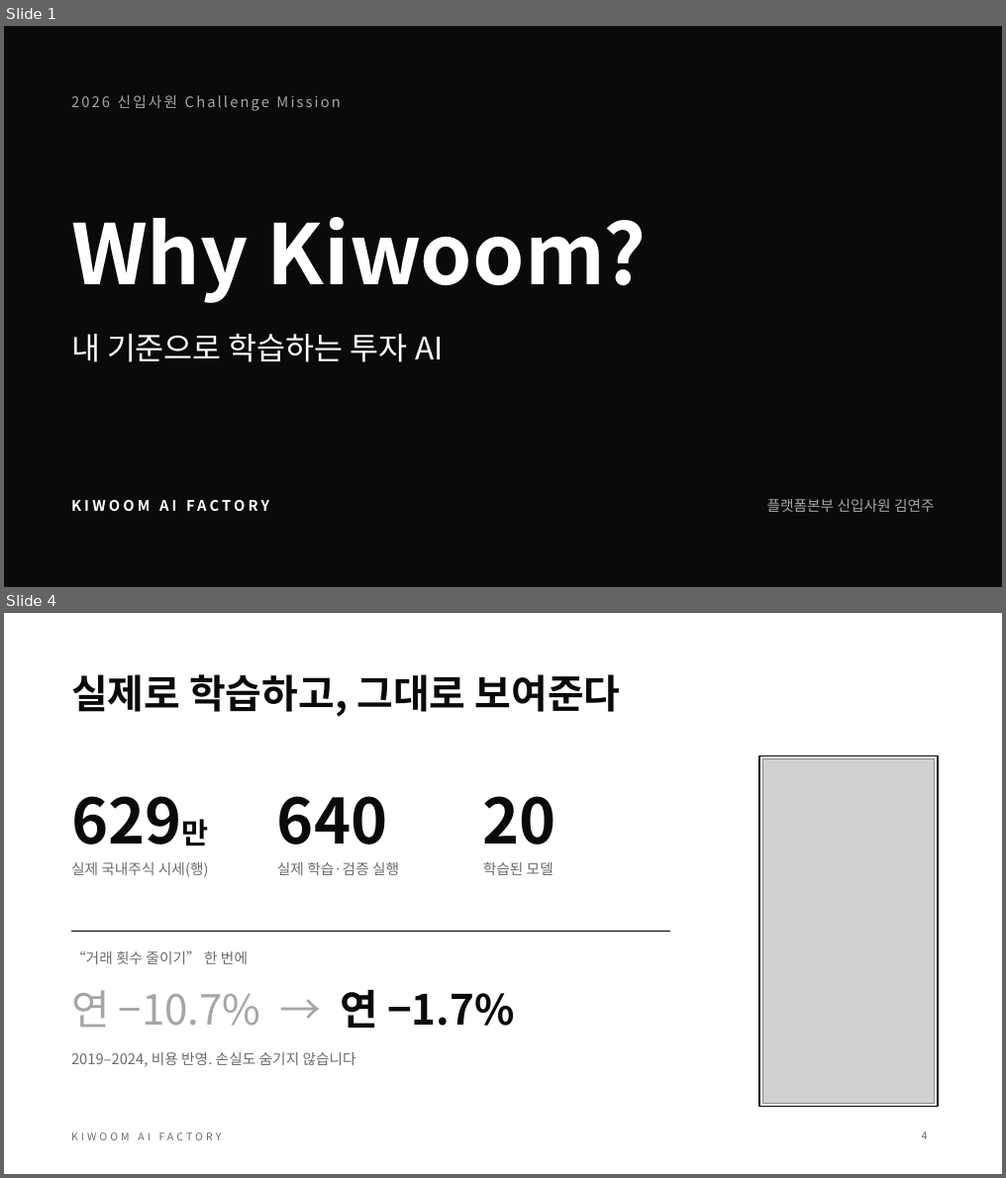
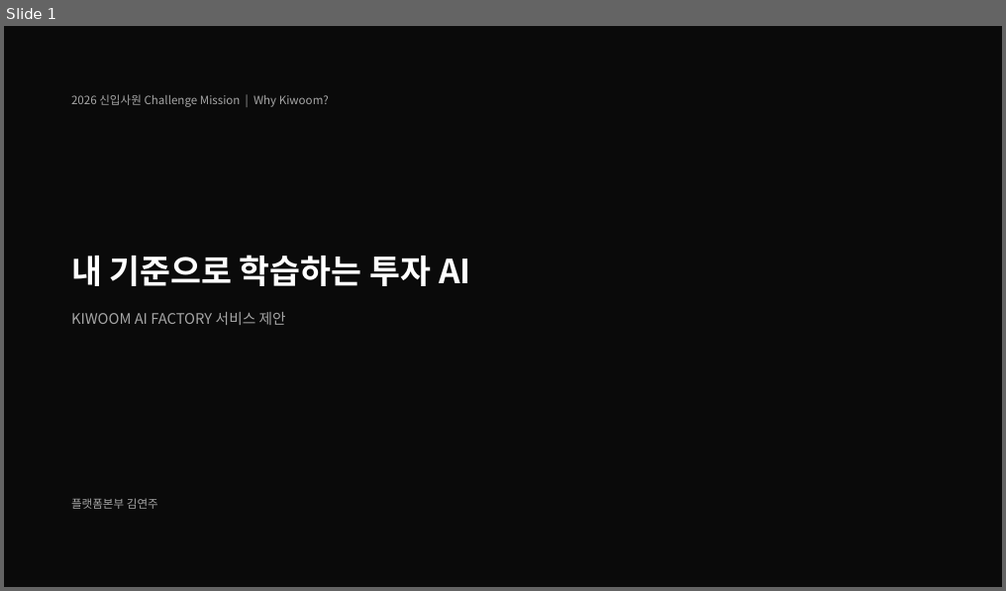
Before and after one commit to kjhoeakjy/why-kw, a slide deck: docs/deck/WhyKiwoom_AI_FACTORY.pptx. Shown one above the other, each under a label of ours: slides 1 and 4 before the commit, slide 1 after it; the slides between them are not shown. The pictures are 1006x1178 and 1006x591 pixels, drawn with LibreOffice and Linux fonts; fonts in the diff are those of the drawing; grey boxes stand for pictures. Boxes give left, top, right and bottom in pixels: in the first picture for what was removed or moved away, otherwise in the second. Text is boxed around its words. In the diff, an @@ line names an element or a change of style, - is before the commit and + after.

```diff
--- a/docs/deck/WhyKiwoom_AI_FACTORY.pptx
+++ b/docs/deck/WhyKiwoom_AI_FACTORY.pptx
@@ slide 4 removed at [4,613,1002,1174], background #FFFFFF @@
@@ title removed at [71,674,621,717] @@
-실제로 학습하고, 그대로 보여준다
@@ rectangle removed at [759,756,938,1106] @@
@@ picture removed at [762,759,935,1103] @@
@@ text removed at [71,774,266,857] @@
-629만
@@ text removed at [277,796,388,845] @@
-640
@@ text removed at [483,796,556,845] @@
-20
@@ text removed at [71,862,209,877] @@
-실제 국내주식 시세(행)
@@ text removed at [277,862,399,875] @@
-실제 학습·검증 실행
@@ text removed at [483,862,553,875] @@
-학습된 모델
@@ line removed from (71, 931) to (670, 931) @@
@@ text removed at [71,951,248,964] @@
-“거래 횟수 줄이기” 한 번에
@@ text removed at [71,990,514,1028] @@
-연 −10.7% → 연 −1.7%
@@ text removed at [71,1053,356,1067] @@
-2019–2024, 비용 반영. 손실도 숨기지 않습니다
@@ text removed at [71,1133,222,1141] @@
-KIWOOM AI FACTORY
@@ page number removed at [922,1132,928,1140] @@
-4
@@ slide 1 changed as well @@
@@ text at [71,94,329,107]: text changed; size 14 to 11 pt @@
-2026 신입사원 Challenge Mission
+2026 신입사원 Challenge Mission | Why Kiwoom?
@@ title at [71,255,471,286]: text changed; size 80 to 32 pt @@
-Why Kiwoom?
+내 기준으로 학습하는 투자 AI
@@ text at [71,312,286,325]: text changed; size 30 to 14 pt; text colour #FFFFFF to #A6A6A6 @@
-내 기준으로 학습하는 투자 AI
+KIWOOM AI FACTORY 서비스 제안
@@ text at [71,498,158,509]: text changed; size 14 to 11 pt; text colour #FFFFFF to #A6A6A6; bold off @@
-KIWOOM AI FACTORY
+플랫폼본부 김연주
@@ text removed at [767,499,935,512] @@
-플랫폼본부 신입사원 김연주
```
Also in this commit, not shown: 2 other slides changed, 3 slides added, 2 other slides removed, 1 other file.
